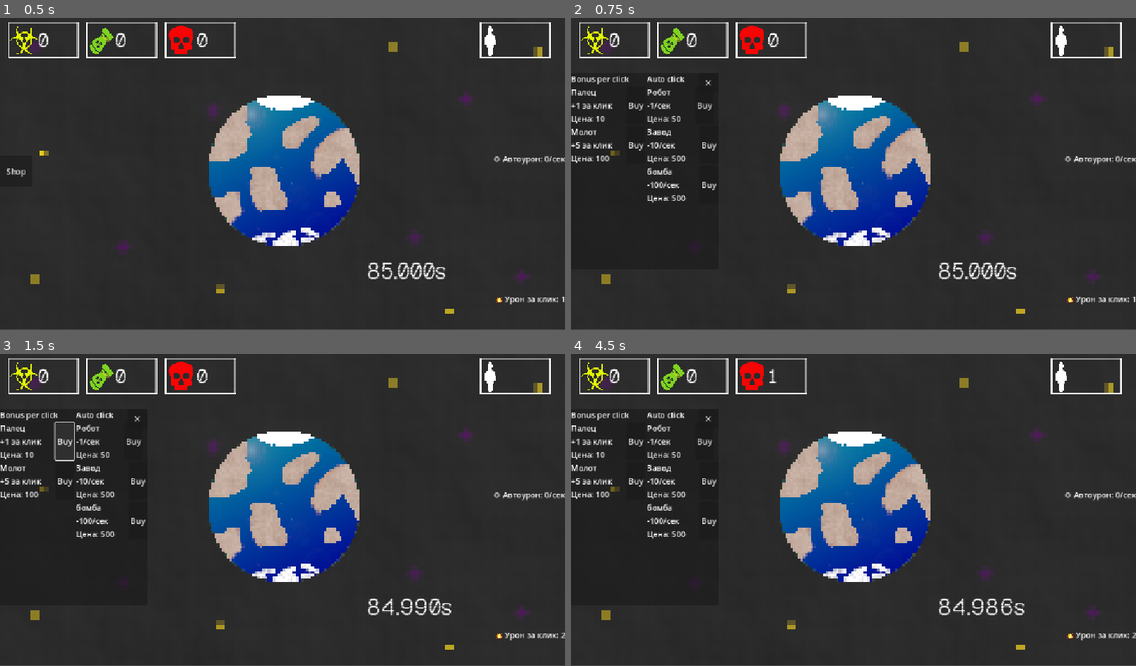
Above: before the commit, frames 1-4 (two rows, left to right).
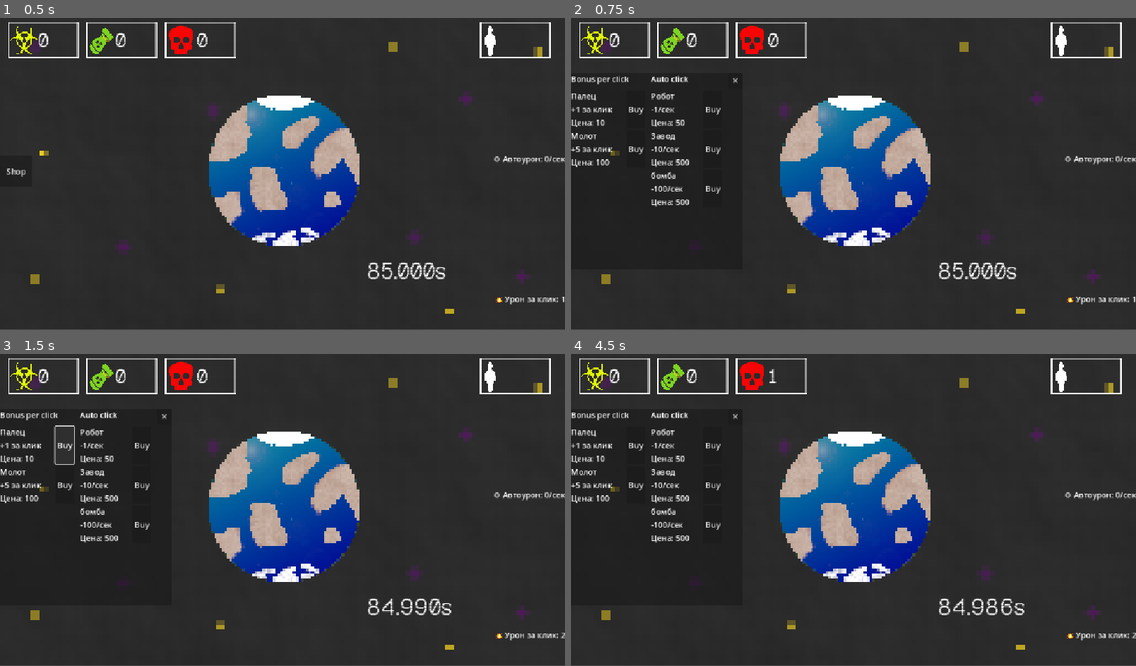
Above: after the commit, the same moments.

Repository: KvoERR/count-down-game
Game: Godot game, scene res://main.tscn
Two runs of this game, one before a commit and one after it. Both use one fixed random seed, a clock stepped at 60 frames per second and the inputs below.
Inputs (mouse positions are in pixels of both pictures, inside the frame that each line leads up to):
- Up to frame 1 (0.5 s): no input
- Up to frame 2 (0.75 s): click "Shop" at 0.5 s
- Up to frame 3 (1.5 s): click "Buy" at 1.25 s
- Up to frame 4 (4.5 s): click "✕" at 2 s; click (859, 506) at 2.75 s; click (859, 506) at 3.5 s; click "Shop" at 4.25 s

Frame 1 is identical in both runs. In frame 2, 2.2% of the frame differs, in the area x 0-30%, y 18-61%; in frame 3, 2.2%; in frame 4, 2.2%.

Commit message:
поправлены кнопки buy

Diff:
--- a/main.tscn
+++ b/main.tscn
@@ -31,13 +31,14 @@
 [node name="Shop" type="Node" parent="."]
 script = ExtResource("2_0xm2m")
 
-[node name="ShopPanel" type="Panel" parent="Shop"]
+[node name="ShopPanel" type="Panel" parent="Shop" unique_id=2079763257]
 visible = false
+
 anchors_preset = 4
 anchor_top = 0.5
 anchor_bottom = 0.5
 offset_top = -200.0
-offset_right = 300.0
+offset_right = 350.0
 offset_bottom = 200.0
 grow_vertical = 2
 
@@ -52,21 +53,31 @@
 [node name="ClickColumn" type="VBoxContainer" parent="Shop/ShopPanel/Content/Columns"]
 layout_mode = 2
 
-[node name="Label" type="Label" parent="Shop/ShopPanel/Content/Columns/ClickColumn"]
+[node name="BonusPerClick" type="Label" parent="Shop/ShopPanel/Content/Columns/ClickColumn" unique_id=656770296]
 layout_mode = 2
 text = "Bonus per click"
 
-[node name="ClickList" type="VBoxContainer" parent="Shop/ShopPanel/Content/Columns/ClickColumn"]
-layout_mode = 2
-
-[node name="AutoColumn" type="VBoxContainer" parent="Shop/ShopPanel/Content/Columns"]
-layout_mode = 2
-
-[node name="Label" type="Label" parent="Shop/ShopPanel/Content/Columns/AutoColumn"]
+[node name="HSeparator" type="HSeparator" parent="Shop/ShopPanel/Content/Columns/ClickColumn" unique_id=1368937471]
+layout_mode = 2
+
+[node name="ClickList" type="VBoxContainer" parent="Shop/ShopPanel/Content/Columns/ClickColumn" unique_id=1923043095]
+layout_mode = 2
+
+[node name="VSeparator" type="VSeparator" parent="Shop/ShopPanel/Content/Columns" unique_id=857831960]
+layout_mode = 2
+
+[node name="AutoColumn" type="VBoxContainer" parent="Shop/ShopPanel/Content/Columns" unique_id=1755561017]
+layout_mode = 2
+
+[node name="AutoClick" type="Label" parent="Shop/ShopPanel/Content/Columns/AutoColumn" unique_id=1121322371]
 layout_mode = 2
 text = "Auto click"
 
-[node name="Autolist" type="VBoxContainer" parent="Shop/ShopPanel/Content/Columns/AutoColumn"]
+[node name="HSeparator" type="HSeparator" parent="Shop/ShopPanel/Content/Columns/AutoColumn" unique_id=1102420493]
+layout_mode = 2
+
+[node name="Autolist" type="VBoxContainer" parent="Shop/ShopPanel/Content/Columns/AutoColumn" unique_id=576045225]
+
 layout_mode = 2
 
 [node name="CloseButton" type="Button" parent="Shop/ShopPanel"]
@@ -74,8 +85,8 @@
 anchors_preset = 1
 anchor_left = 1.0
 anchor_right = 1.0
-offset_left = -40.0
-offset_bottom = 40.0
+offset_left = -30.0
+offset_bottom = 31.0
 grow_horizontal = 0
 text = "✕"
 
--- a/scenes/upgrade_item.tscn
+++ b/scenes/upgrade_item.tscn
@@ -25,4 +25,6 @@
 
 [node name="BuyButton" type="Button" parent="." unique_id=1391862732]
 layout_mode = 2
+size_flags_horizontal = 10
+size_flags_vertical = 5
 text = "Buy"
